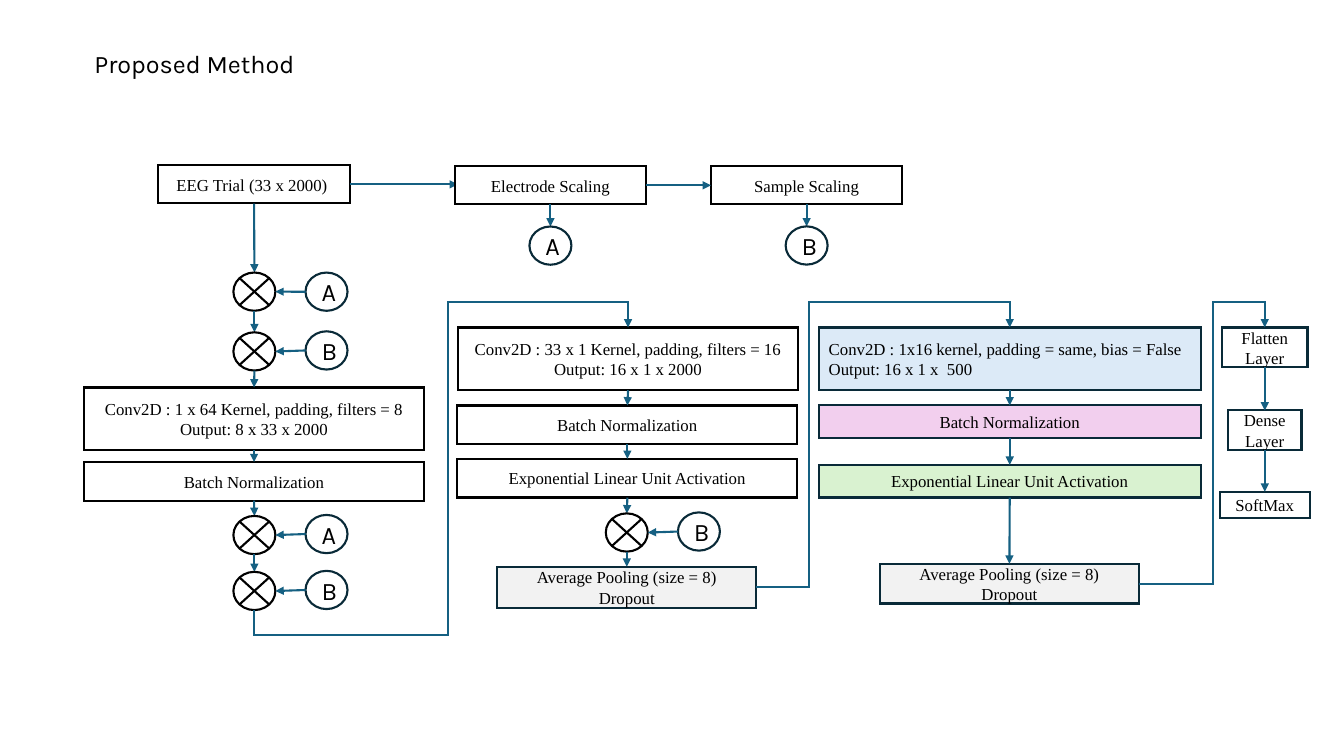
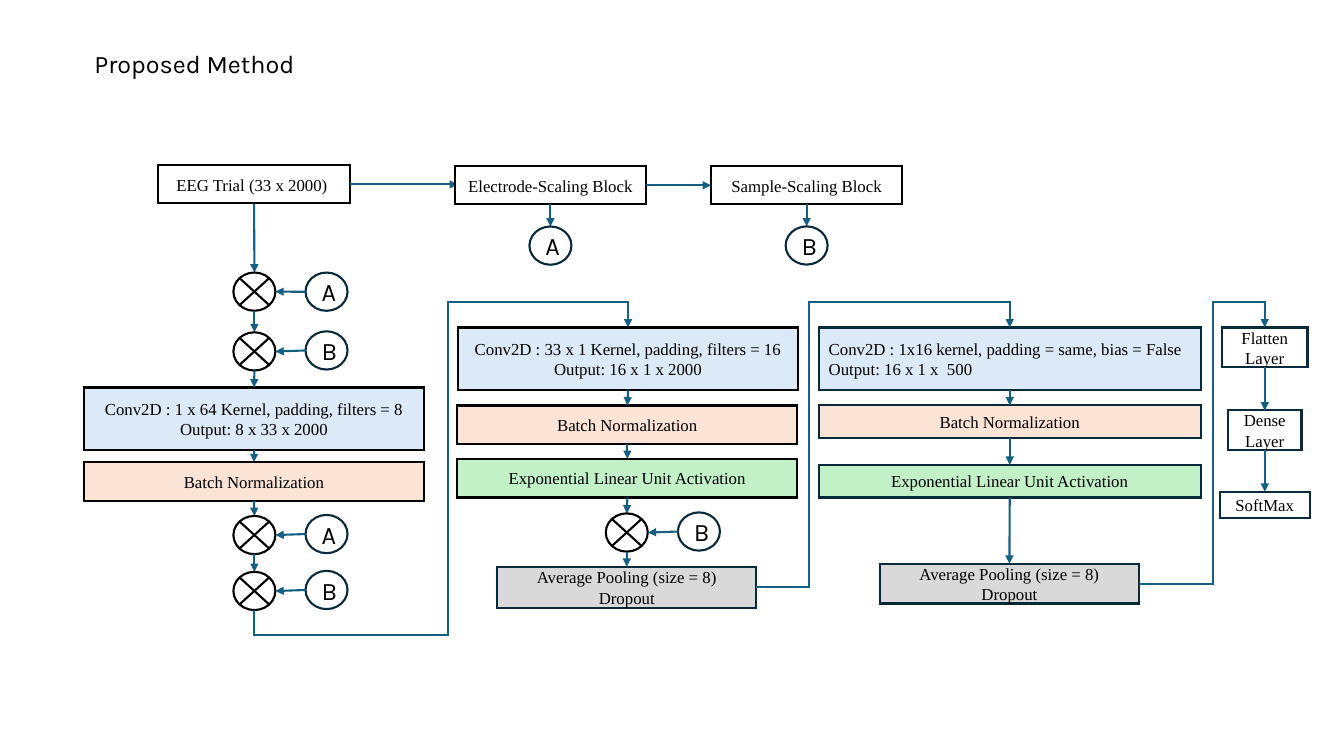
Before and after one commit to Parshiva24/EEGScaler, a slide deck: slide 6 of document/EEGScaler.pptx. Drawn at 1344x756 pixels with LibreOffice and Linux fonts; fonts in the diff are those of the drawing. Boxes give left, top, right and bottom in pixels: in the first picture for what was removed or moved away, otherwise in the second. Text is boxed around its words. In the diff, an @@ line names an element or a change of style, - is before the commit and + after.

```diff
--- a/document/EEGScaler.pptx
+++ b/document/EEGScaler.pptx
@@ text in rectangle at bbox=[468, 180, 632, 196]: text changed @@
-Electrode Scaling
+Electrode-Scaling Block
@@ text in rectangle at bbox=[731, 180, 882, 196]: text changed @@
-Sample Scaling
+Sample-Scaling Block
@@ rectangle "Conv2D : 33 x 1 ..." at bbox=[458, 328, 798, 390]: fill #FFFFFF to #DCEAF7 @@
@@ rectangle "Conv2D : 1 x 64 ..." at bbox=[84, 387, 423, 450]: fill #FFFFFF to #DCEAF7 @@
@@ rectangle "Batch Normalization" at bbox=[458, 405, 798, 444]: fill #FFFFFF to #FBE3D6 @@
@@ rectangle "Batch Normalization" at bbox=[819, 405, 1201, 438]: fill #F2CFEE to #FBE3D6 @@
@@ rectangle "Batch Normalization" at bbox=[84, 462, 423, 500]: fill #FFFFFF to #FBE3D6 @@
@@ rectangle "Exponential Linear Unit Activation" at bbox=[458, 459, 798, 497]: fill #FFFFFF to #C2F1C8 @@
@@ rectangle "Exponential Linear Unit Activation" at bbox=[819, 465, 1201, 497]: fill #D9F2D0 to #C2F1C8 @@
@@ rectangle "Average Pooling (size = 8)" at bbox=[497, 567, 756, 608]: fill #F2F2F2 to #D9D9D9 @@
@@ rectangle "Average Pooling (size = 8)" at bbox=[880, 564, 1139, 603]: fill #F2F2F2 to #D9D9D9 @@
```
Also in this commit, not shown: 2 slides added, 1 other file.
